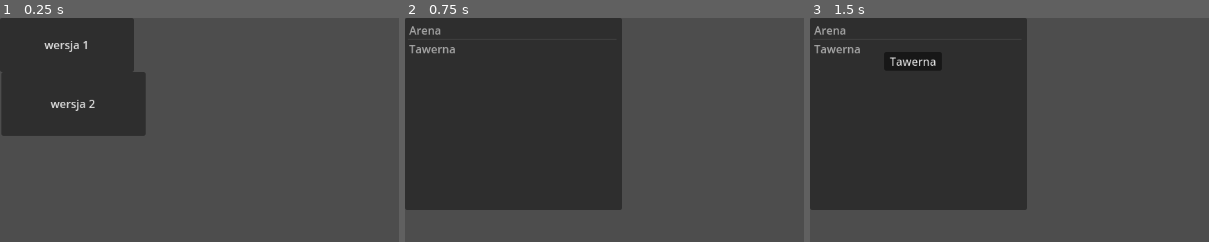
Above: before the commit, frames 1-3 (left to right).
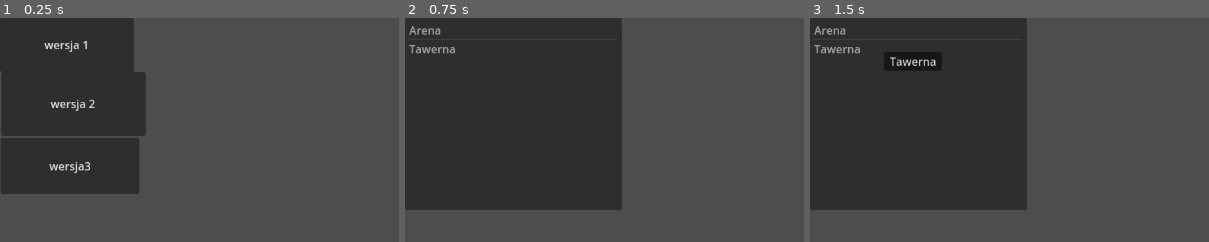
Above: after the commit, the same moments.

Repository: Okularnik2001PL/Ksssssssss
Game: Godot game, scene res://główne_menu.tscn
The game is run twice, just before and just after one commit, with the same random seed, the same clock (stepped at 60 frames per second) and the same inputs.
Inputs:
- Up to frame 1 (0.25 s): no input
- Up to frame 2 (0.75 s): click "wersja 1" at 0.5 s
- Up to frame 3 (1.5 s): no input
The pictures show only the part of the screen within x 0-50%, y 0-50%; the shares and areas given below are measured in that part.

The runs differ from the first frame. In frame 1, 8.5% of the frame differs, in the area x 0-35%, y 53-79%; in frame 2, nothing differs; in frame 3, nothing differs.
Error after the commit: Invalid assignment of property or key 'text' with value of type 'String' on a base object of type 'null instance'. (res://Gracz.gd:7)

Commit message:
dodatkowe
sciongnij

Diff:
--- a/Gracz.gd
+++ b/Gracz.gd
@@ -3,3 +3,10 @@
 var Dmg = 1
 var Def = 0
 var tarcza = false
+func _physics_process(delta: float) -> void:
+	$Label.text=str(Hp)
+	if Hp<=0:
+		queue_free()
+
+func _on_area_2d_body_entered(body: Node2D) -> void:
+	body.hp-=Dmg
--- /dev/null
+++ b/gracz.tscn
@@ -0,0 +1,35 @@
+[gd_scene load_steps=5 format=3 uid="uid://ccvfv2tct4e4d"]
+
+[ext_resource type="Script" path="res://gracz.gd" id="1_rnn86"]
+[ext_resource type="Texture2D" uid="uid://bd4n72ry1dmx6" path="res://grafiki/Kuleczka.png" id="1_s2bjs"]
+
+[sub_resource type="CircleShape2D" id="CircleShape2D_7gh87"]
+radius = 50.0
+
+[sub_resource type="CircleShape2D" id="CircleShape2D_2yap6"]
+
+[node name="RigidBody2D" type="RigidBody2D"]
+script = ExtResource("1_rnn86")
+
+[node name="Kuleczka" type="Sprite2D" parent="."]
+texture = ExtResource("1_s2bjs")
+
+[node name="CollisionShape2D" type="CollisionShape2D" parent="."]
+shape = SubResource("CircleShape2D_7gh87")
+
+[node name="Node2D" type="Node2D" parent="."]
+position = Vector2(70, 0)
+
+[node name="Area2D" type="Area2D" parent="Node2D"]
+
+[node name="CollisionShape2D" type="CollisionShape2D" parent="Node2D/Area2D"]
+shape = SubResource("CircleShape2D_2yap6")
+
+[node name="Label" type="Label" parent="."]
+offset_left = -38.0
+offset_top = -28.0
+offset_right = 40.0
+offset_bottom = 23.0
+text = "100"
+
+[connection signal="body_entered" from="Node2D/Area2D" to="." method="_on_area_2d_body_entered"]
--- a/główne_menu.gd
+++ b/główne_menu.gd
@@ -7,3 +7,7 @@
 
 func _on_button_2_button_down():
 	get_tree().change_scene_to_file("res://oku_menu.tscn")
+
+
+func _on_button_3_pressed() -> void:
+	get_tree().change_scene_to_file("res://walka.tscn")
--- a/główne_menu.tscn
+++ b/główne_menu.tscn
@@ -17,5 +17,13 @@
 offset_bottom = 170.0
 text = "wersja 2"
 
+[node name="Button3" type="Button" parent="."]
+offset_left = 1.0
+offset_top = 173.0
+offset_right = 201.0
+offset_bottom = 254.0
+text = "wersja3"
+
 [connection signal="button_down" from="Button" to="." method="_on_button_button_down"]
 [connection signal="button_down" from="Button2" to="." method="_on_button_2_button_down"]
+[connection signal="pressed" from="Button3" to="." method="_on_button_3_pressed"]
--- a/project.godot
+++ b/project.godot
@@ -12,7 +12,7 @@
 
 config/name="Ksionze"
 run/main_scene="res://główne_menu.tscn"
-config/features=PackedStringArray("4.2", "Forward Plus")
+config/features=PackedStringArray("4.3", "Forward Plus")
 config/icon="res://icon.svg"
 
 [autoload]
--- /dev/null
+++ b/walka.tscn
@@ -0,0 +1,21 @@
+[gd_scene load_steps=3 format=3 uid="uid://cva7rw3o7ex6g"]
+
+[ext_resource type="PackedScene" uid="uid://ccvfv2tct4e4d" path="res://gracz.tscn" id="1_uyy3q"]
+
+[sub_resource type="CapsuleShape2D" id="CapsuleShape2D_hxb6s"]
+radius = 322.0
+height = 1166.0
+
+[node name="Node2D" type="Node2D"]
+
+[node name="StaticBody2D" type="StaticBody2D" parent="."]
+rotation = 1.5708
+
+[node name="CollisionShape2D" type="CollisionShape2D" parent="StaticBody2D"]
+position = Vector2(321, -577)
+shape = SubResource("CapsuleShape2D_hxb6s")
+
+[node name="RigidBody2D" parent="." instance=ExtResource("1_uyy3q")]
+position = Vector2(158, 302)
+mass = 50.0
+gravity_scale = 0.0
Binary file added: grafiki/Kuleczka.png
Not shown, added: grafiki/Kuleczka.png.import
